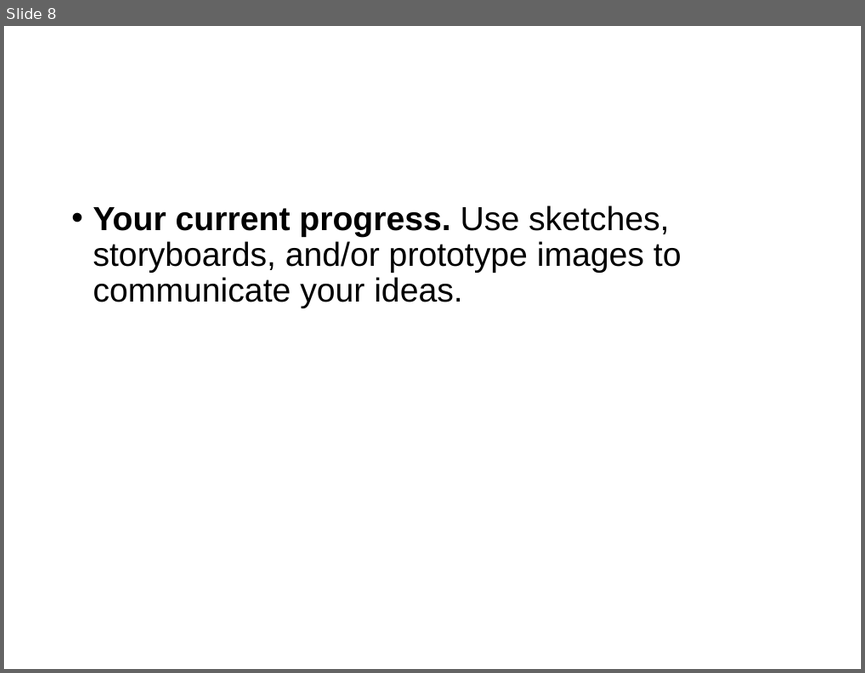
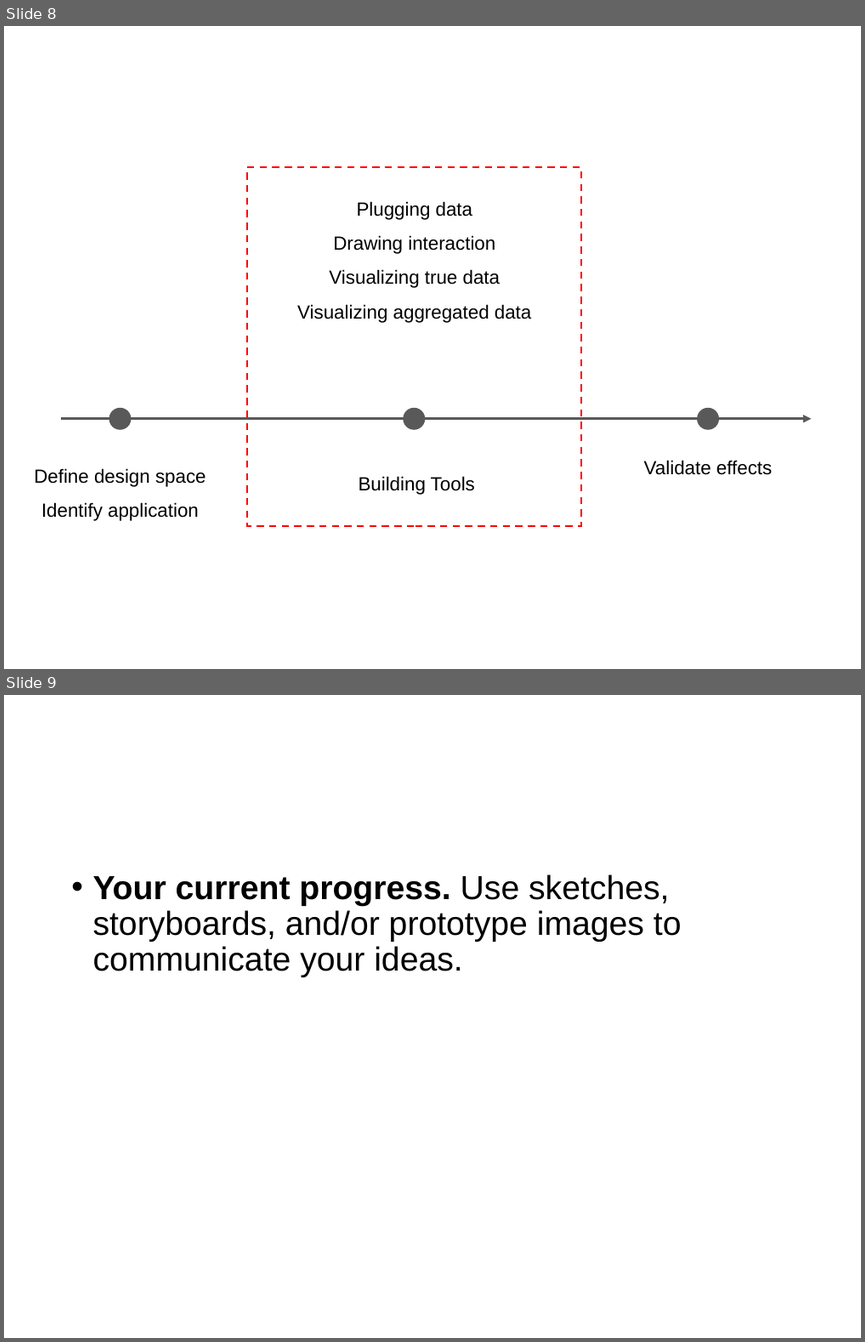
Before and after one commit to iwsmith/cse-512-final-ev, a slide deck: latex/progress/slides-iwsmith-laulck-yeaseul1.pptx. Shown one above the other, each under a label of ours: slide 8 before the commit, slides 8 and 9 after it. The pictures are 865x673 and 865x1342 pixels, drawn with LibreOffice and Linux fonts; fonts in the diff are those of the drawing. Boxes give left, top, right and bottom in pixels: in the first picture for what was removed or moved away, otherwise in the second. Text is boxed around its words. In the diff, an @@ line names an element or a change of style, - is before the commit and + after.

Commit message:
updated the slide

```diff
--- a/latex/progress/slides-iwsmith-laulck-yeaseul1.pptx
+++ b/latex/progress/slides-iwsmith-laulck-yeaseul1.pptx
@@ slide 8 added at [4, 26, 861, 669], background #FFFFFF @@
@@ rectangle added at [247, 167, 581, 527], outline #FF0000 1.5 pt dashed @@
@@ text added at [297, 201, 531, 323], 16 pt, text #000000 @@
+Plugging data
+Drawing interaction
+Visualizing true data
+Visualizing aggregated data
@@ arrow added from (61, 419) to (812, 419), #595959 2.25 pt @@
@@ ellipse added at [109, 408, 130, 429], fill #595959, outline #595959 1 pt @@
@@ ellipse added at [404, 408, 424, 429], fill #595959, outline #595959 1 pt @@
@@ ellipse added at [697, 408, 718, 429], fill #595959, outline #595959 1 pt @@
@@ text added at [34, 468, 206, 521], 16 pt, text #000000 @@
+Define design space
+Identify application
@@ text added at [358, 476, 475, 494], 16 pt, text #000000 @@
+Building Tools
@@ text added at [644, 460, 772, 475], 16 pt, text #000000 @@
+Validate effects
@@ what was slide 8 is now slide 9 @@
```
